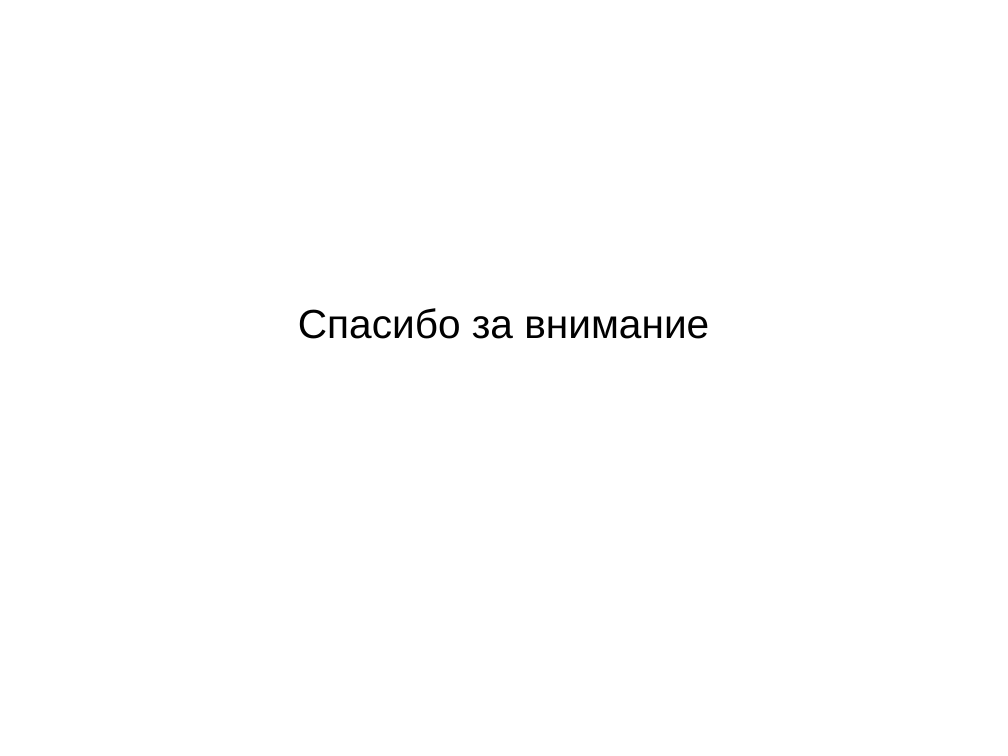
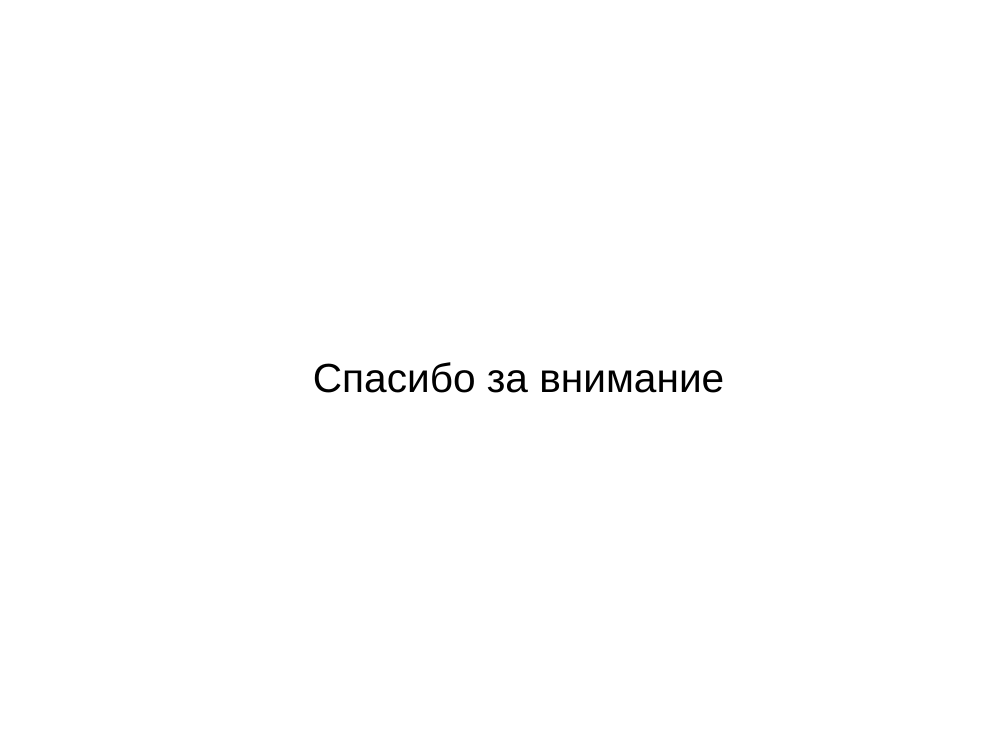
Before and after one commit to zaic/cavis, a slide deck: slide 15 of doc/issc.odp. Drawn at 1008x756 pixels with LibreOffice and Linux fonts; fonts in the diff are those of the drawing; background and template pictures are left out. Boxes give left, top, right and bottom in pixels: in the first picture for what was removed or moved away, otherwise in the second. Text is boxed around its words. In the diff, an @@ line names an element or a change of style, - is before the commit and + after.

```diff
--- a/doc/issc.odp
+++ b/doc/issc.odp
@@ subtitle "Спасибо за внимание": place and size @@
-subtitle "Спасибо за внимание" at bbox=[298, 308, 709, 339]
+subtitle "Спасибо за внимание" at bbox=[313, 362, 724, 393]
```
Also in this commit, not shown: 14 other slides changed, 4 other files.
